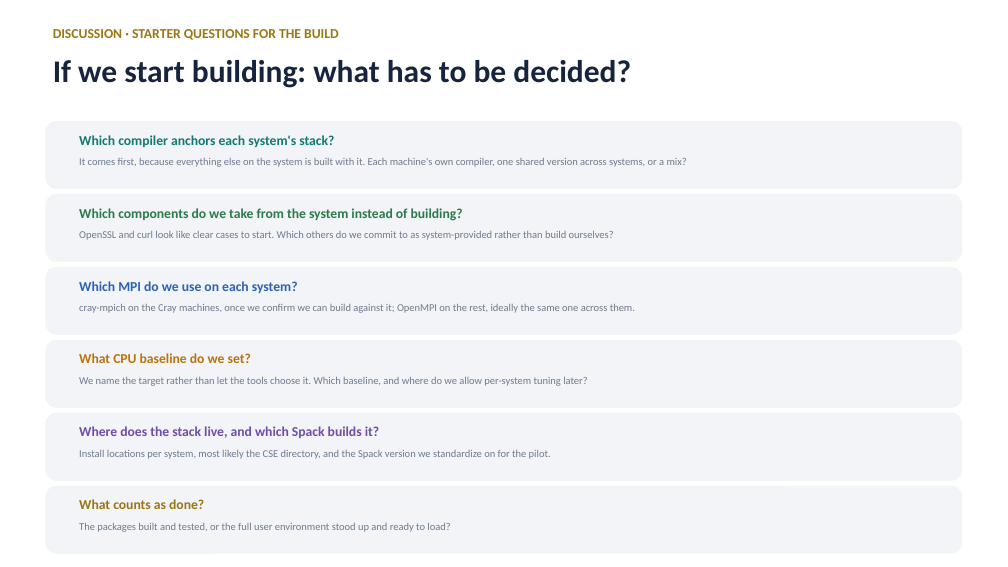
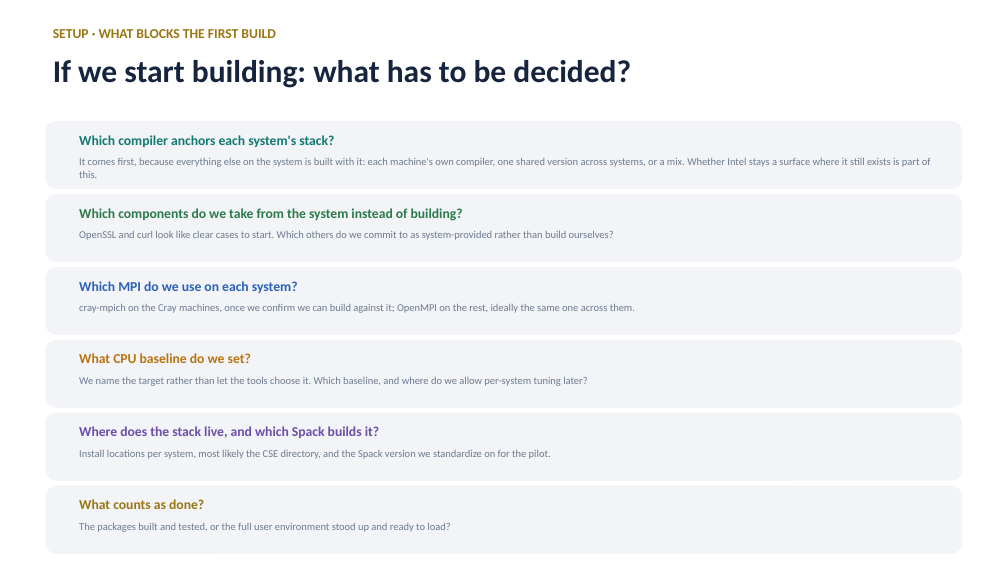
Before and after one commit to ray12514/stack-planning, a slide deck: slide 11 of presentations/cse_lanes_model.pptx. Drawn at 1008x567 pixels with LibreOffice and Linux fonts; fonts in the diff are those of the drawing. Boxes give left, top, right and bottom in pixels: in the first picture for what was removed or moved away, otherwise in the second. Text is boxed around its words. In the diff, an @@ line names an element or a change of style, - is before the commit and + after.

Commit message:
Split the two discussion slides cleanly: setup blockers vs scope and policy

```diff
--- a/presentations/cse_lanes_model.pptx
+++ b/presentations/cse_lanes_model.pptx
@@ text at (53,29,276,38): text changed @@
-DISCUSSION · STARTER QUESTIONS FOR THE BUILD
+SETUP · WHAT BLOCKS THE FIRST BUILD
@@ text at (79,158,931,178): text changed @@
-It comes first, because everything else on the system is built with it. Each machine's own compiler, one shared version across systems, or a mix?
+It comes first, because everything else on the system is built with it: each machine's own compiler, one shared version across systems, or a mix. Whether Intel stays a surface where it still exists is part of this.
```
Also in this commit, not shown: 1 other slide changed, 1 other file.
